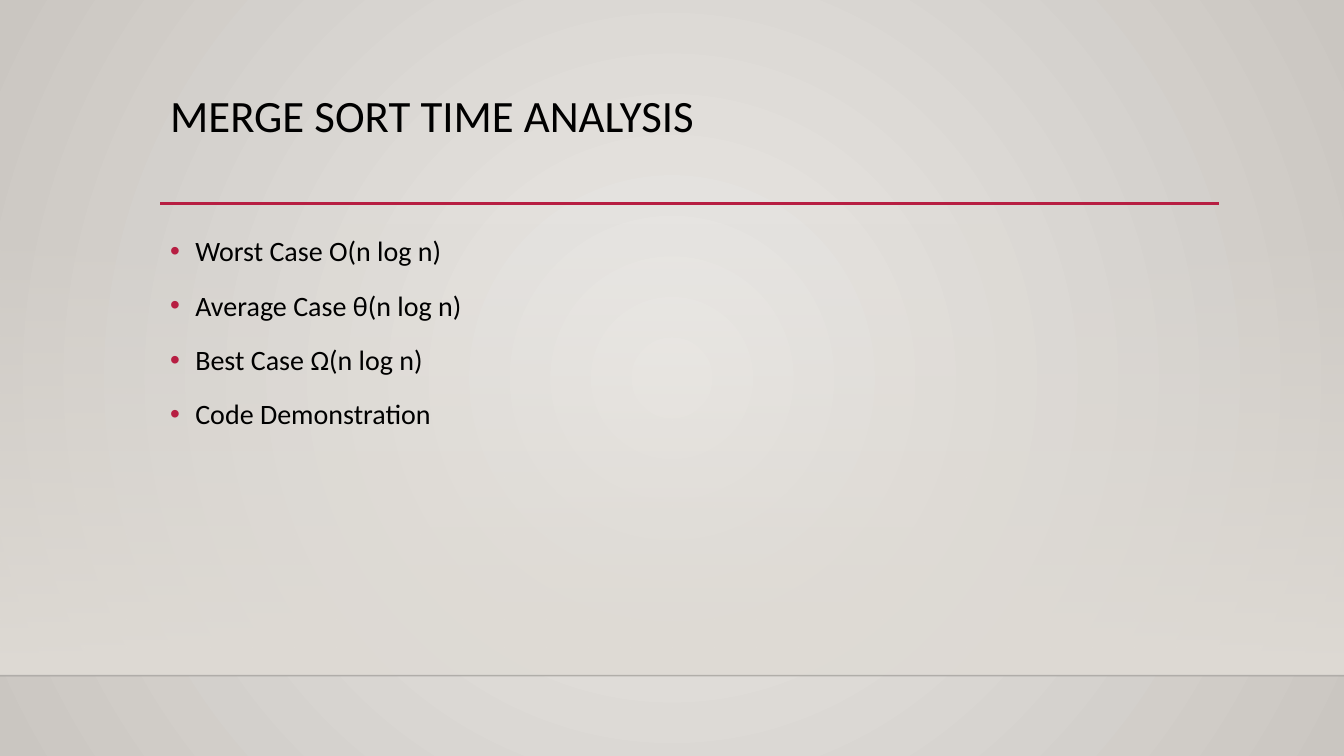
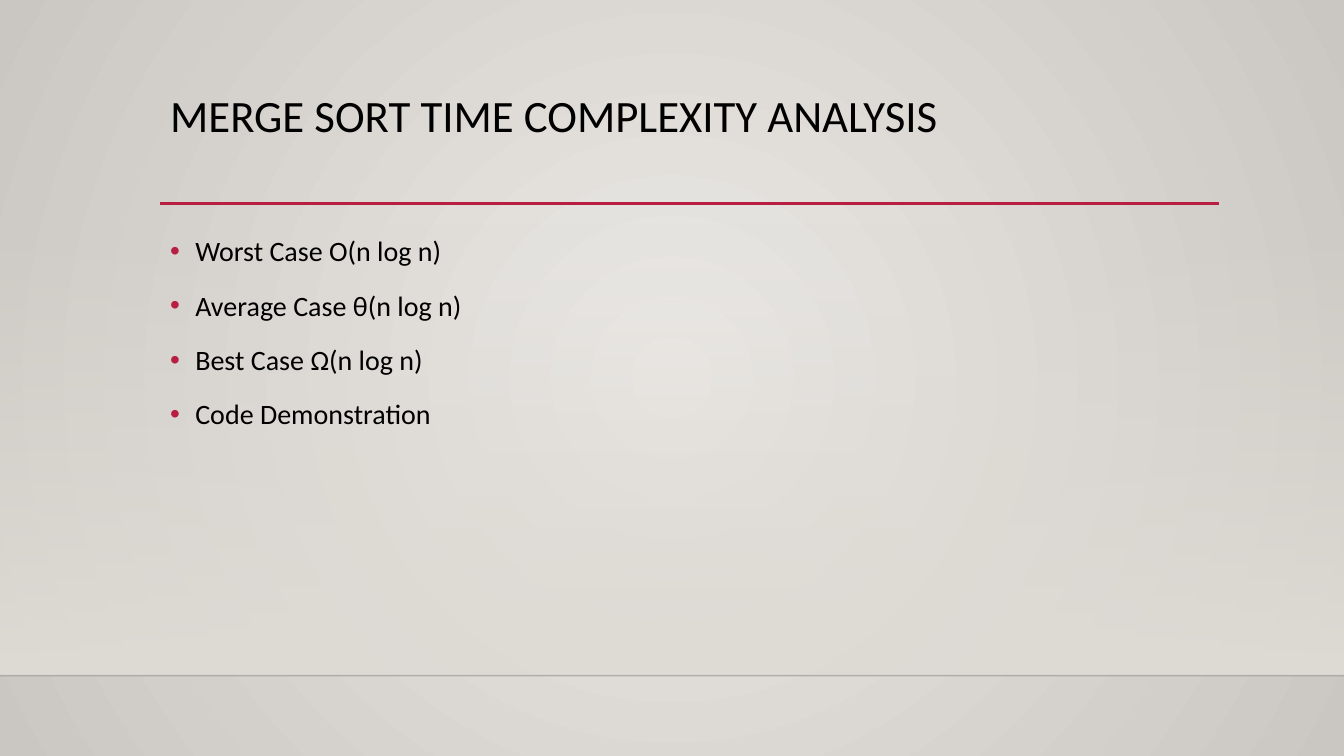
Before and after one commit to Ezi0aaudit0re/visualization_sorting_algorithms, a slide deck: slide 3 of Presentation1.pptx. Drawn at 1344x756 pixels with LibreOffice and Linux fonts; fonts in the diff are those of the drawing; background and template pictures are left out. Boxes give left, top, right and bottom in pixels: in the first picture for what was removed or moved away, otherwise in the second. Text is boxed around its words. In the diff, an @@ line names an element or a change of style, - is before the commit and + after.

```diff
--- a/Presentation1.pptx
+++ b/Presentation1.pptx
@@ title at (170, 103, 937, 133): text changed @@
-MERGE SORT TIME ANALYSIS
+MERGE SORT TIME COMPLEXITY ANALYSIS
```
Also in this commit, not shown: 3 other slides changed, 1 slide added, 2 other files.
